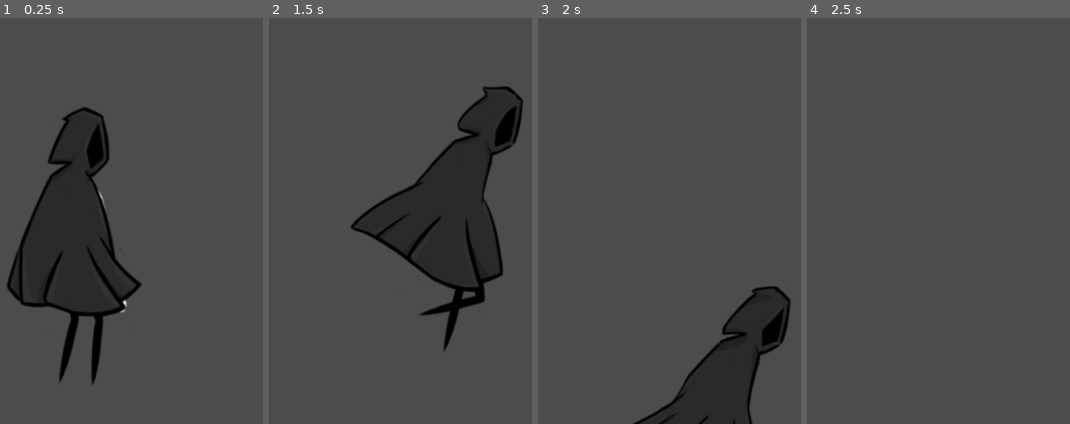
Above: before the commit, frames 1-4 (left to right).
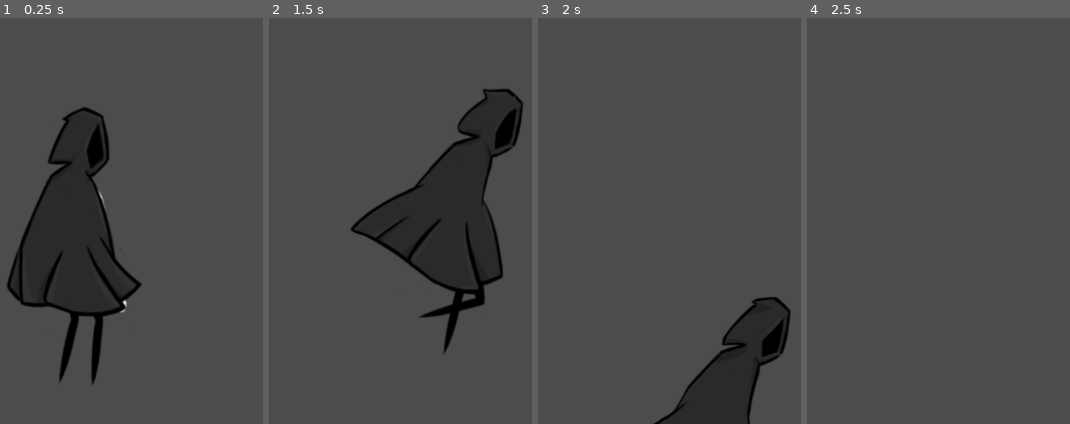
Above: after the commit, the same moments.

Repository: tufteddeer/kintsugi
Game: Godot game, scene res://level.tscn
The game is run twice, just before and just after one commit, with the same random seed, the same clock (stepped at 60 frames per second) and the same inputs.
Inputs:
- Up to frame 1 (0.25 s): no input
- Up to frame 2 (1.5 s): hold D (right) from 0.53 s (still down); tap Space (jump) at 0.77 s
- Up to frame 3 (2 s): keep holding D (right); tap Space (jump) at 1.52 s
- Up to frame 4 (2.5 s): release D (right) at 2.03 s; hold A (left) from 2.03 s (still down)

Frame 1 is identical in both runs. In frame 2, 2.2% of the frame differs, in the area x 31-97%, y 16-83%; in frame 3, 2.9%, in the area x 36-97%, y 66-100%; in frame 4, nothing differs.

Commit message:
stop player from sliding on slopes

Diff:
--- a/Player.gd
+++ b/Player.gd
@@ -63,7 +63,7 @@
 	if (is_on_floor() and velocity.x == 0):
 		animationPlayer.play("idle")
 
-	velocity = move_and_slide(velocity, Vector2.UP)
+	velocity = move_and_slide(velocity, Vector2.UP, true)
 
 	if is_on_floor(): on_floor = true
 	else: on_floor = false
